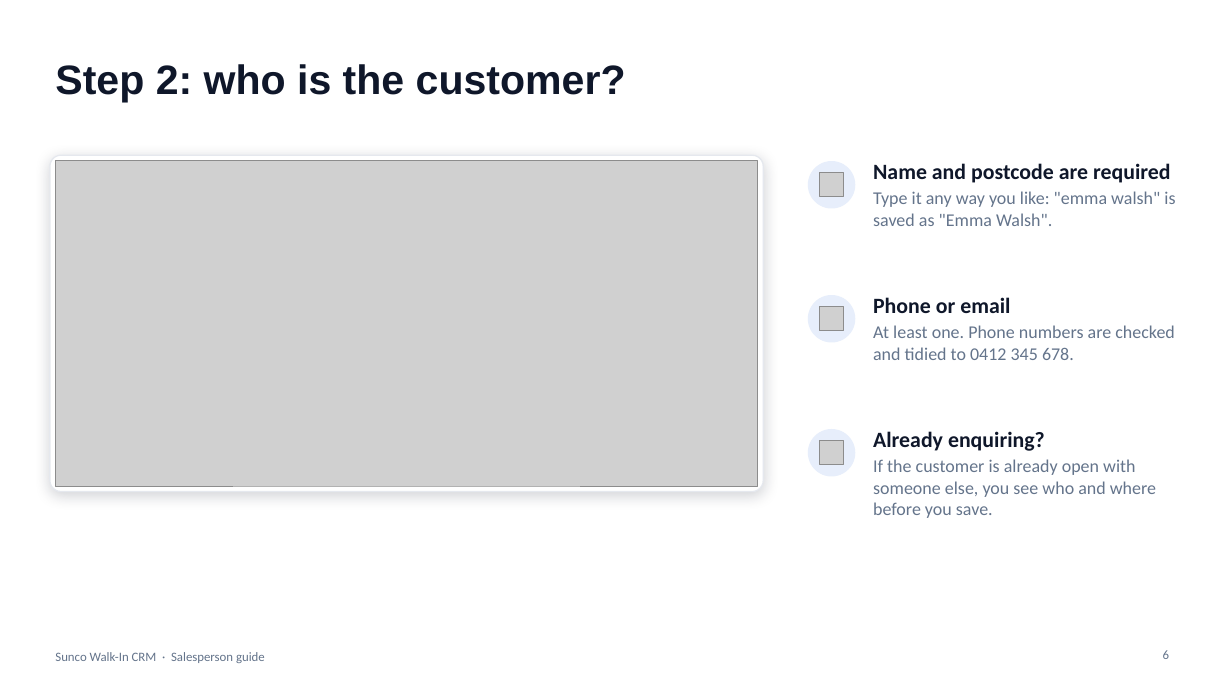
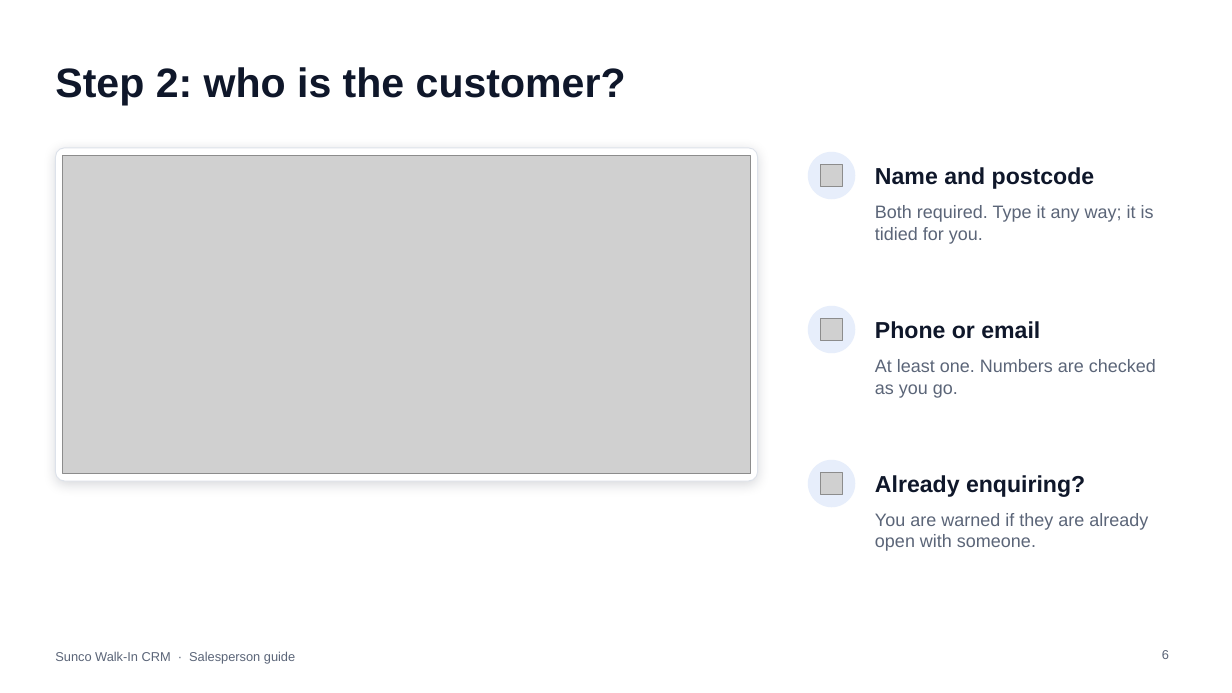
Before and after one commit to jakeeeecurran/walkin-management, a slide deck: slide 6 of docs/training/Sunco-Walk-In-CRM-Salesperson-Guide.pptx. Drawn at 1232x693 pixels with LibreOffice and Linux fonts; fonts in the diff are those of the drawing; grey boxes stand for pictures. Boxes give left, top, right and bottom in pixels: in the first picture for what was removed or moved away, otherwise in the second. Text is boxed around its words. In the diff, an @@ line names an element or a change of style, - is before the commit and + after.

```diff
--- a/docs/training/Sunco-Walk-In-CRM-Salesperson-Guide.pptx
+++ b/docs/training/Sunco-Walk-In-CRM-Salesperson-Guide.pptx
@@ rounded rectangle: place and size @@
-rounded rectangle at (50, 155, 763, 492)
+rounded rectangle at (55, 148, 758, 482)
@@ rounded rectangle at (55, 148, 758, 482): outline #E5E8EE 1 pt to #DDE2EA 0.75 pt; shadow changed; proportions changed @@
@@ picture: place and size @@
-picture at (55, 161, 758, 486)
+picture at (63, 155, 750, 474)
@@ ellipse: place and size @@
-ellipse at (809, 162, 855, 208)
+ellipse at (809, 152, 855, 199)
@@ picture: place and size @@
-picture at (820, 173, 844, 197)
+picture at (821, 165, 843, 187)
@@ text at (875, 167, 1095, 189): text changed; size 14 to 18 pt; font Calibri to Arial; text colour #64748B to #0F172A; bold on @@
-Name and postcode are required
-Type it any way you like: "emma walsh" is saved as "Emma Walsh".
+Name and postcode
@@ text "Name and postcode" at (875, 167, 1095, 189): vertical alignment top to middle @@
@@ text added at (875, 205, 1154, 244), 14 pt, text #5B6578 @@
+Both required. Type it any way; it is tidied for you.
@@ ellipse: place and size @@
-ellipse at (809, 296, 855, 342)
+ellipse at (809, 307, 855, 353)
@@ picture: place and size @@
-picture at (820, 307, 844, 331)
+picture at (821, 319, 843, 341)
@@ text added at (875, 321, 1040, 339), 18 pt, text #0F172A, bold @@
+Phone or email
@@ text at (875, 359, 1156, 398): text changed; font Calibri to Arial; text colour #64748B to #5B6578 @@
-Phone or email
-At least one. Phone numbers are checked and tidied to 0412 345 678.
+At least one. Numbers are checked as you go.
@@ text removed at (873, 431, 1156, 518) @@
-Already enquiring?
-If the customer is already open with someone else, you see who and where before you save.
@@ ellipse: place and size @@
-ellipse at (809, 430, 855, 476)
+ellipse at (809, 460, 855, 506)
@@ picture: place and size @@
-picture at (820, 441, 844, 465)
+picture at (821, 472, 843, 494)
@@ text added at (875, 475, 1085, 497), 18 pt, text #0F172A, bold @@
+Already enquiring?
@@ text added at (875, 513, 1148, 551), 14 pt, text #5B6578 @@
+You are warned if they are already open with someone.
@@ text "Sunco Walk-In CRM · Salesperson ..." at (55, 651, 295, 664): font Calibri to Arial, text colour #64748B to #5B6578 @@
@@ page number at (1162, 650, 1169, 659): font Calibri to Arial, text colour #64748B to #5B6578 @@
```
Also in this commit, not shown: 14 other slides changed, 2 slides added, 1 slide removed, 2 other files.
